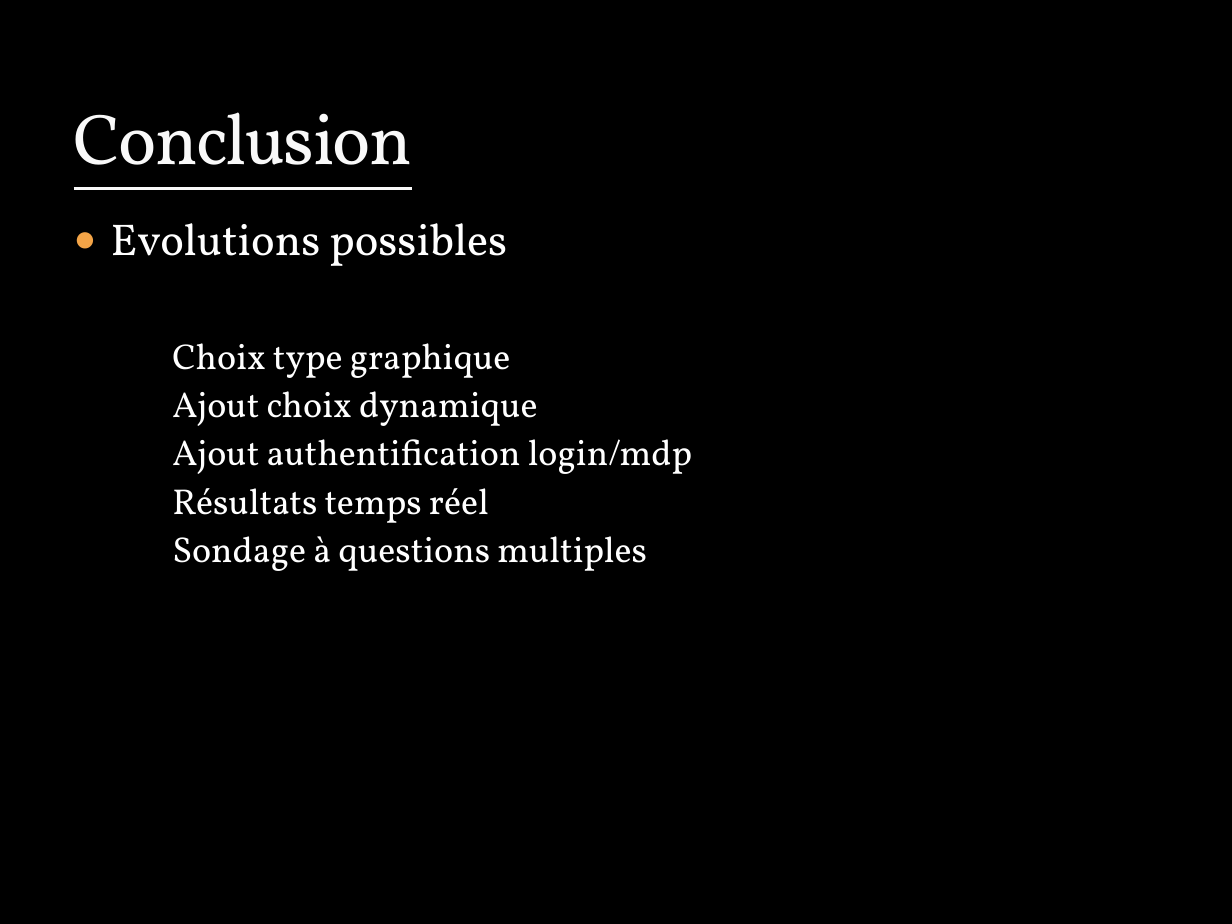
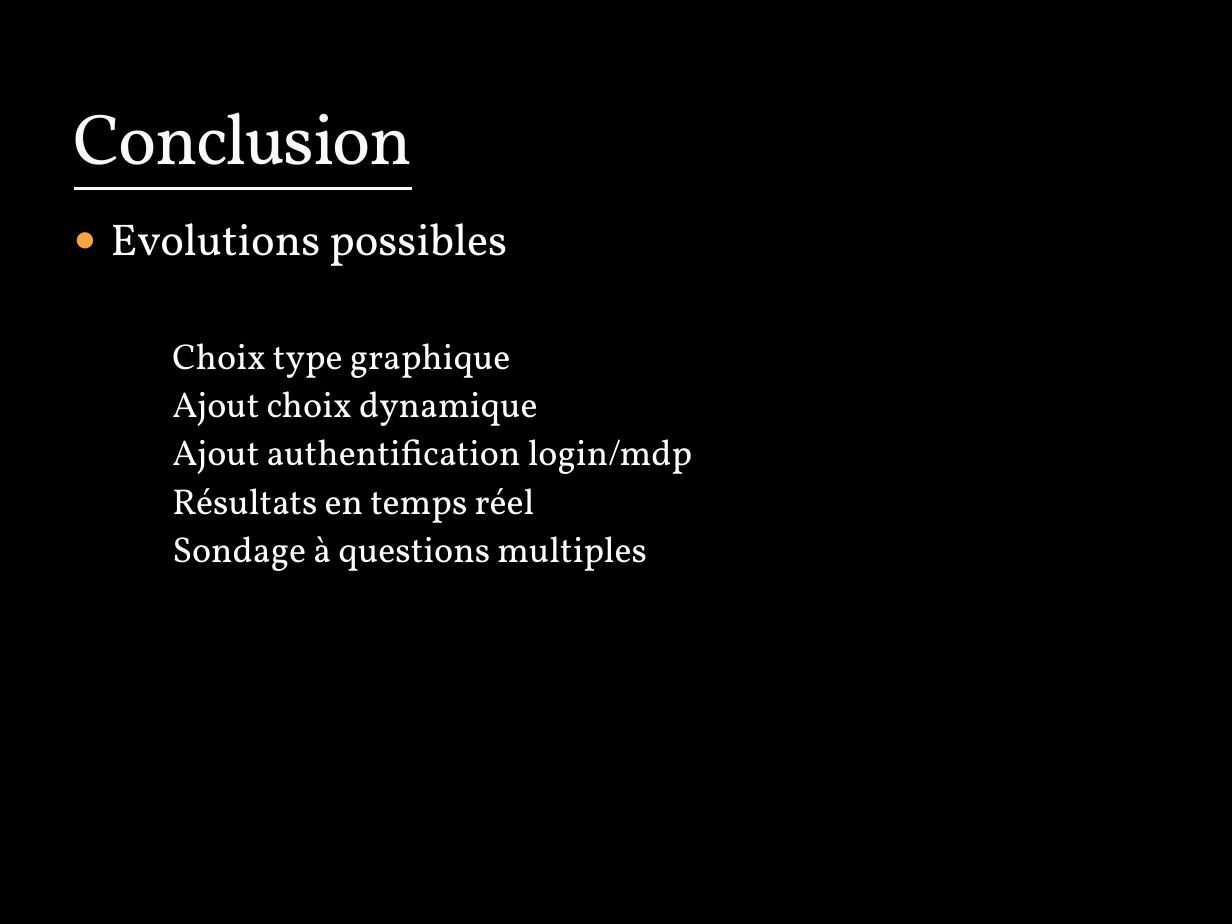
Before and after one commit to Benoroth/Projet-1-Sondage, a slide deck: slide 6 of Présentation/Présentation Site.pptx. Drawn at 1232x924 pixels with LibreOffice and Linux fonts; fonts in the diff are those of the drawing; background and template pictures are left out. Boxes give left, top, right and bottom in pixels: in the first picture for what was removed or moved away, otherwise in the second. Text is boxed around its words. In the diff, an @@ line names an element or a change of style, - is before the commit and + after.

Commit message:
modification présentation

```diff
--- a/Présentation/Présentation Site.pptx
+++ b/Présentation/Présentation Site.pptx
@@ text at box(172, 488, 535, 523): text changed @@
-    Résultats temps réel
+    Résultats en temps réel
```
